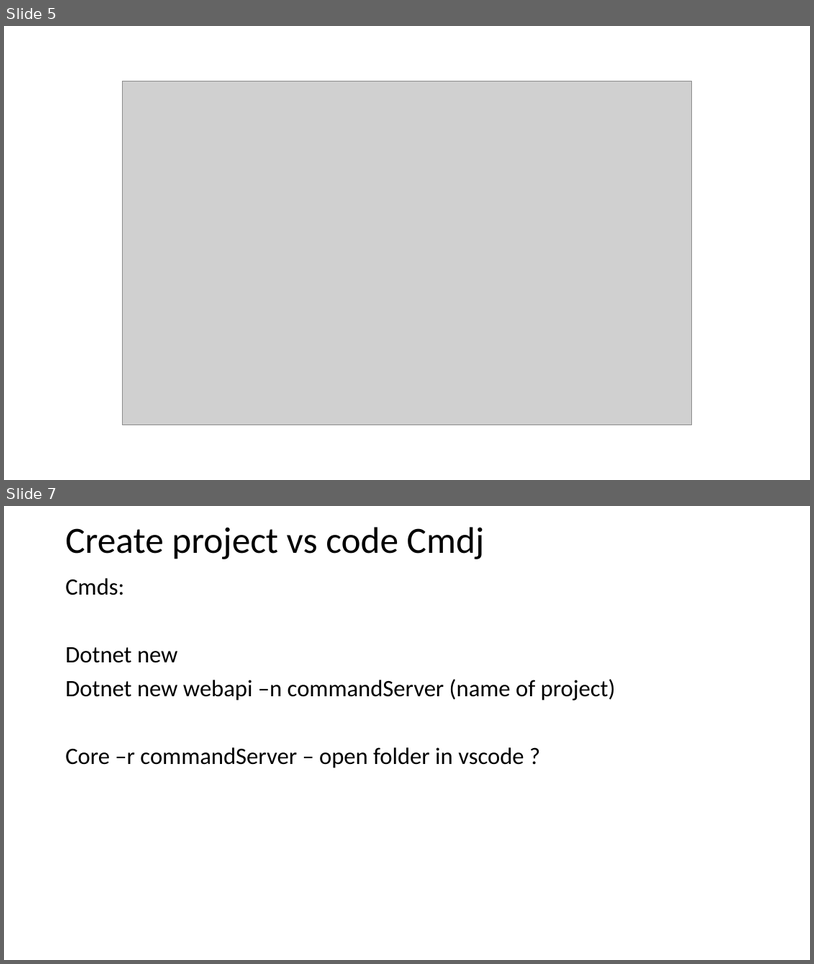
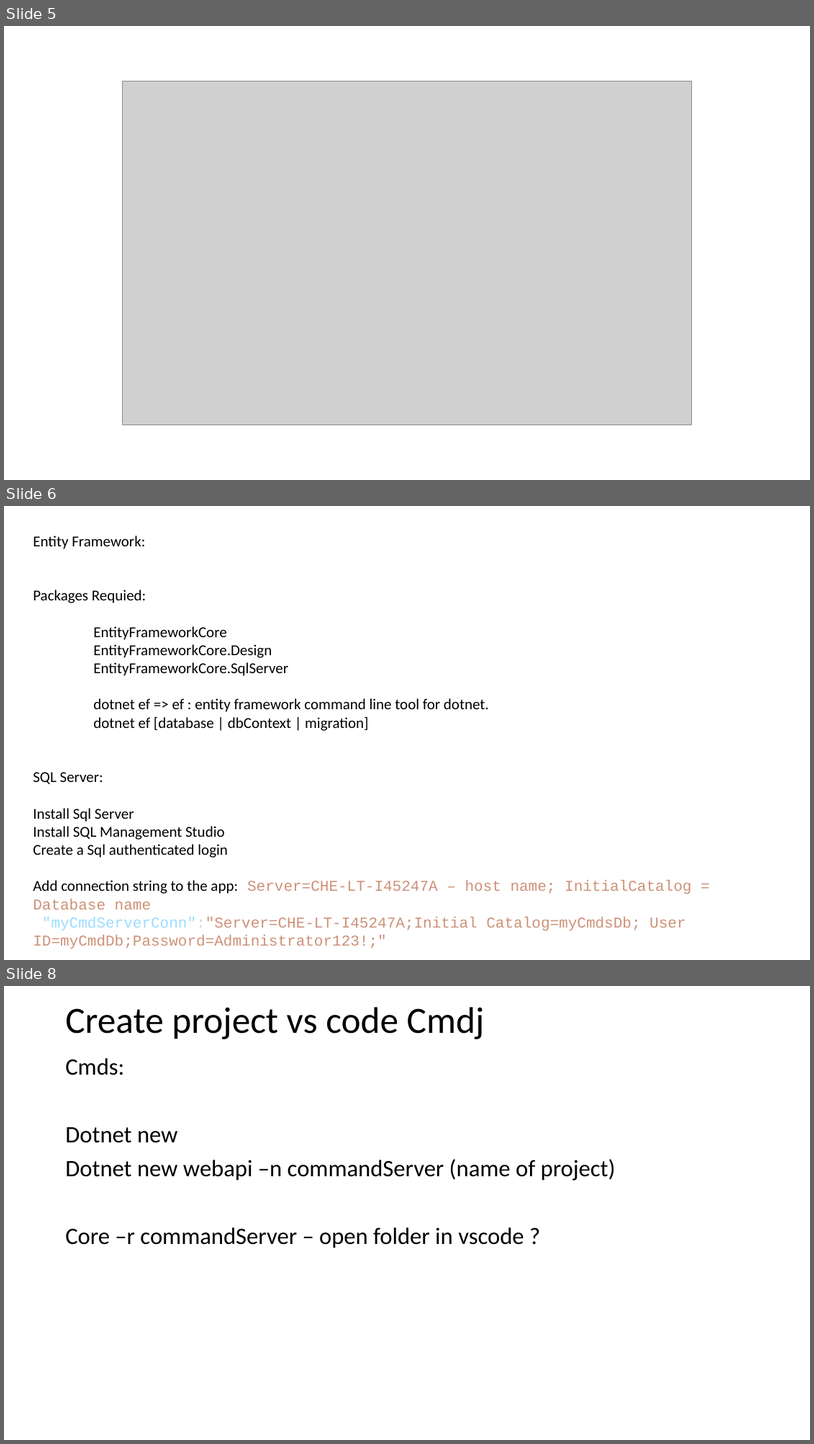
Before and after one commit to devi-priyadharshini/restAPI, a slide deck: docs/Rest API using .Net Core 3.1.pptx. Shown one above the other, each under a label of ours: slides 5 and 7 before the commit, slides 5, 6 and 8 after it; the slides between them are not shown. The pictures are 814x964 and 814x1444 pixels, drawn with LibreOffice and Linux fonts; fonts in the diff are those of the drawing; grey boxes stand for pictures. Boxes give left, top, right and bottom in pixels: in the first picture for what was removed or moved away, otherwise in the second. Text is boxed around its words. In the diff, an @@ line names an element or a change of style, - is before the commit and + after.

Commit message:
Wired SQL Server to app through EF Core. Tried EF database migrations to see how it works.

```diff
--- a/docs/Rest API using .Net Core 3.1.pptx
+++ b/docs/Rest API using .Net Core 3.1.pptx
@@ slide 6 added at <box>4,506,810,960</box>, background #FFFFFF @@
@@ text added at <box>33,536,692,949</box>, 18 pt, text #000000 @@
+Entity Framework:
+Packages Requied:
+EntityFrameworkCore
+EntityFrameworkCore.Design
+EntityFrameworkCore.SqlServer
+dotnet ef => ef : entity framework command line tool for dotnet.
+dotnet ef [database | dbContext | migration]
+SQL Server:
+Install Sql Server
+Install SQL Management Studio
+Create a Sql authenticated login
+Add connection string to the app: Server=CHE-LT-I45247A – host name; InitialCatalog = Database name
+"myCmdServerConn":"Server=CHE-LT-I45247A;Initial Catalog=myCmdsDb; User ID=myCmdDb;Password=Administrator123!;"
@@ what was slide 7 is now slide 8 @@
```
Also in this commit, not shown: 1 slide changed, 8 other files.
